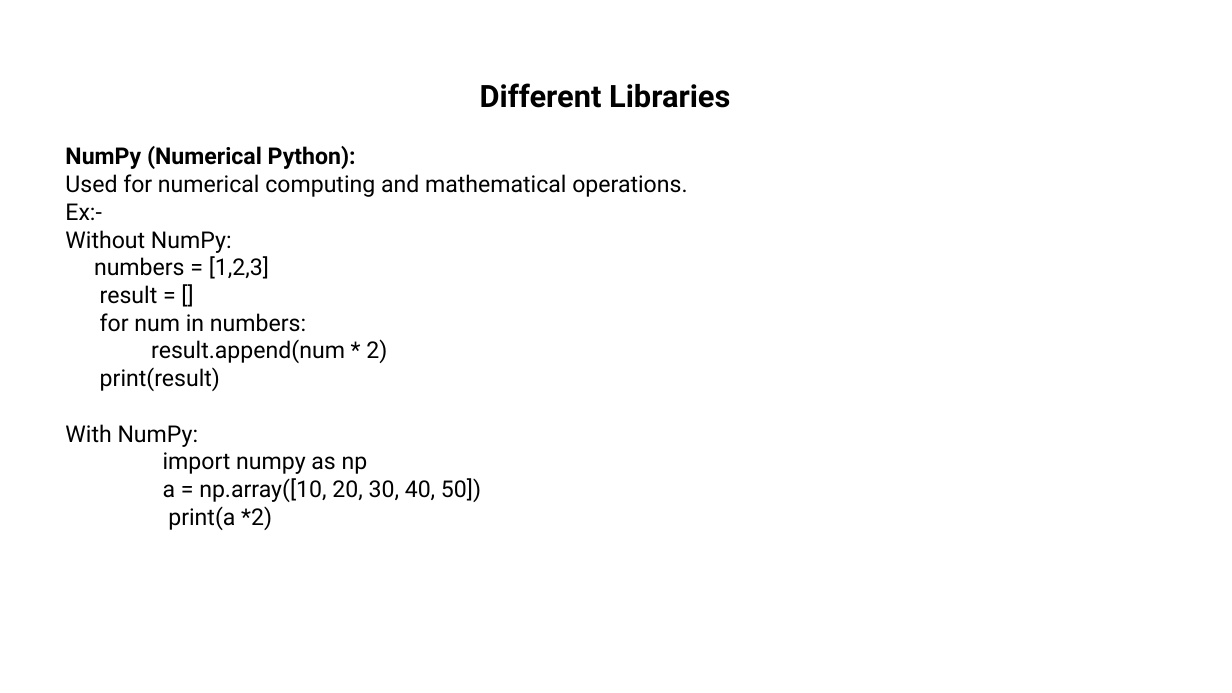
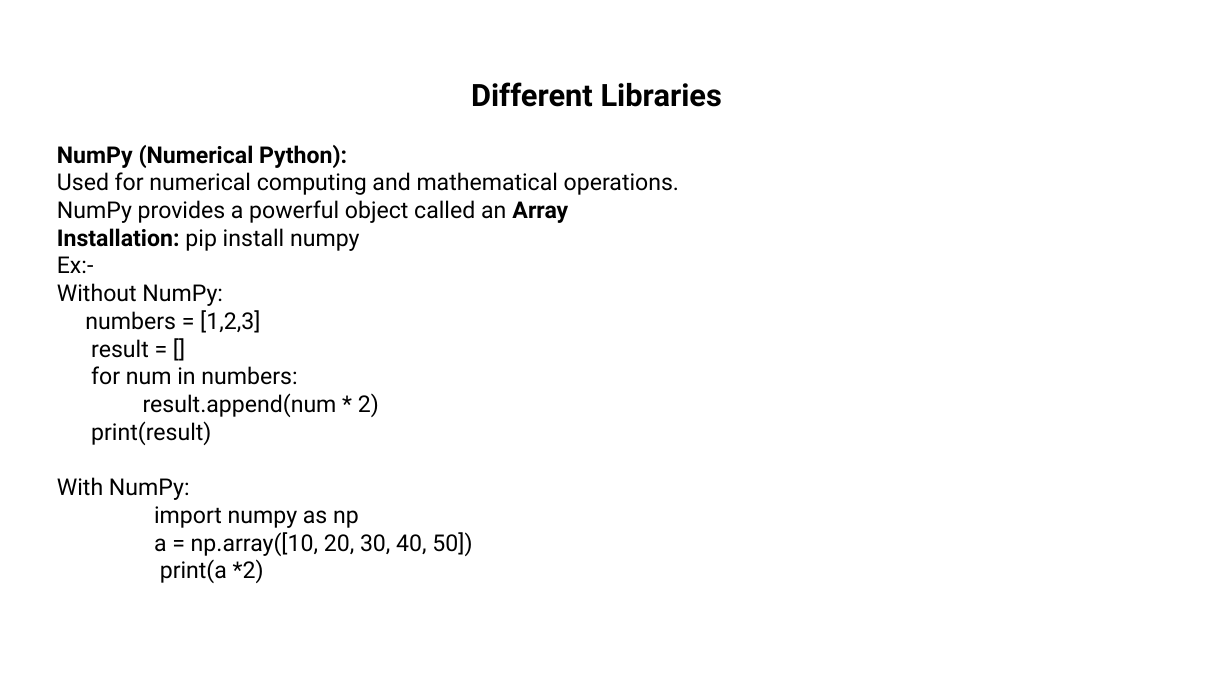
Before and after one commit to srilekhachundu/office_files, a slide deck: slide 8 of Library.pptx. Drawn at 1232x693 pixels with LibreOffice and Linux fonts; fonts in the diff are those of the drawing. Boxes give left, top, right and bottom in pixels: in the first picture for what was removed or moved away, otherwise in the second. Text is boxed around its words. In the diff, an @@ line names an element or a change of style, - is before the commit and + after.

```diff
--- a/Library.pptx
+++ b/Library.pptx
@@ text "Different Libraries": place and size @@
-text "Different Libraries" at [65, 83, 730, 530]
+text "Different Libraries" at [57, 82, 722, 583]
@@ text at [57, 200, 568, 251]: paragraphs added @@
+NumPy provides a powerful object called an Array
+Installation: pip install numpy
```
Also in this commit, not shown: 7 other slides changed.
